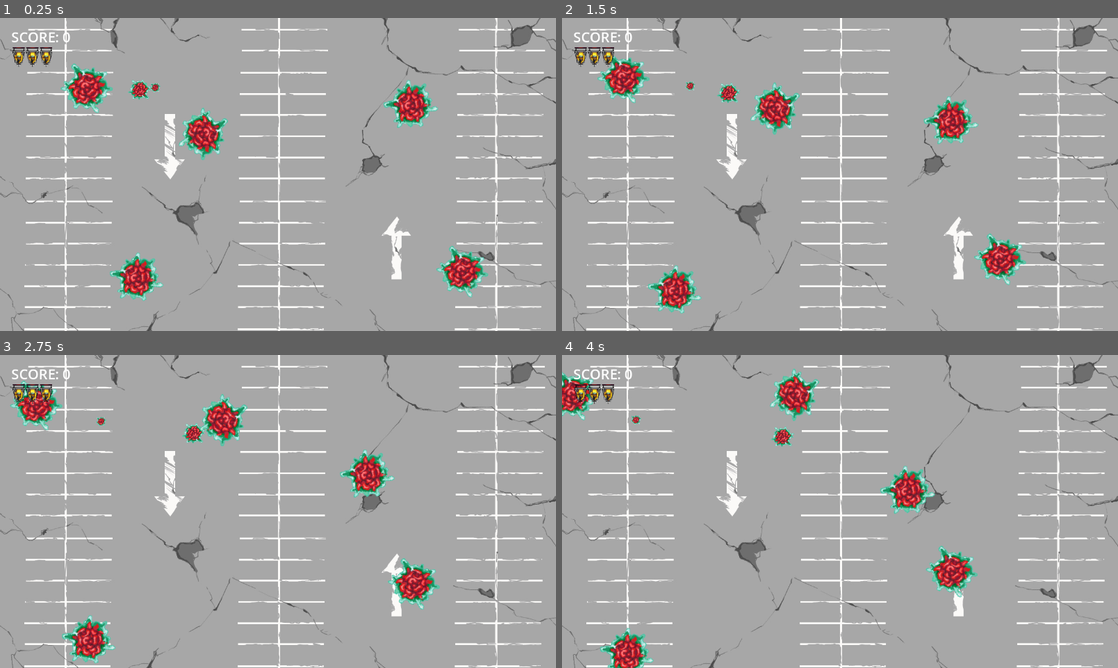
Above: before the commit, frames 1-4 (two rows, left to right).
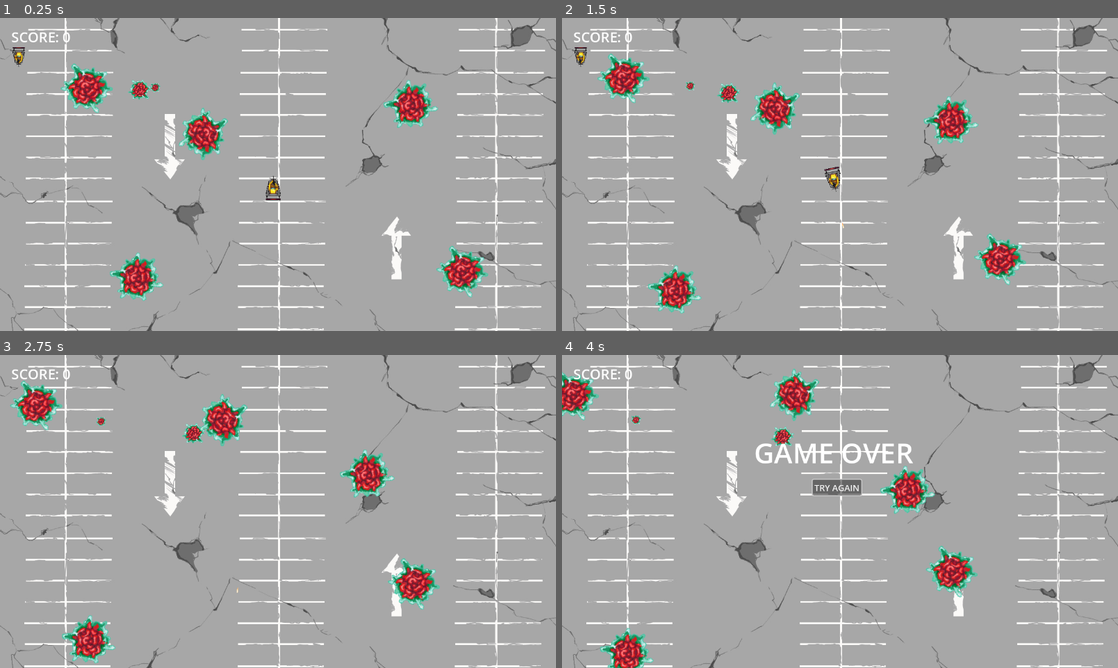
Above: after the commit, the same moments.

Repository: IsaacLandrum/690-Arcade-Shakeout
Game: Godot game, scene res://scenes/game.tscn
The game is run twice, just before and just after one commit, with the same random seed, the same clock (stepped at 60 frames per second) and the same inputs.
Inputs (mouse positions are in pixels of both pictures, inside the frame that each line leads up to):
- Up to frame 1 (0.25 s): no input
- Up to frame 2 (1.5 s): hold D (rotate_right) 0.53-1.28 s; tap Space (shoot) at 0.6, 1.35 s; hold S (move_backward) from 1.28 s (still down)
- Up to frame 3 (2.75 s): release S (move_backward) at 2.03 s; hold D (rotate_right) from 2.03 s (still down); tap Space (shoot) at 2.1 s
- Up to frame 4 (4 s): release D (rotate_right) at 2.78 s; hold W (move_forward) 2.78-3.5 s; tap Space (shoot) at 2.85 s; click (834, 486) at 3.5 s, where only the run after the commit has a clickable "TRY AGAIN"

The runs differ from the first frame. In frame 1, 0.3% of the frame differs, in the area x 4-51%, y 9-59%; in frame 2, 0.3%; in frame 3, 0.3%; in frame 4, 1.5%, in the area x 2-64%, y 9-46%.
Error before the commit: Attempt to call function 'connect' in base 'null instance' on a null instance. (res://scripts/game.gd:28)

Commit message:
Revert "Fixed restart button not working"

Diff:
--- a/scenes/game.tscn
+++ b/scenes/game.tscn
@@ -5,7 +5,7 @@
 [ext_resource type="PackedScene" uid="uid://keagktggccri" path="res://scenes/hud.tscn" id="2_2v7m6"]
 [ext_resource type="PackedScene" uid="uid://cf0c8m65ipk8d" path="res://scenes/asteroid_large.tscn" id="2_rfl42"]
 [ext_resource type="PackedScene" uid="uid://clq8q118wkjdl" path="res://scenes/asteroid_med.tscn" id="3_kgi2l"]
-[ext_resource type="PackedScene" uid="uid://de6avbn3e0it0" path="res://scenes/game_over_screen_new.tscn" id="4_pwx0s"]
+[ext_resource type="PackedScene" uid="uid://cpa0k4jq5ba32" path="res://scenes/game_over_screen.tscn" id="3_lpe6y"]
 [ext_resource type="PackedScene" uid="uid://b1rjv1ois4p5a" path="res://scenes/asteroid_small.tscn" id="4_ruxpw"]
 [ext_resource type="Texture2D" uid="uid://bp0ioge5rexii" path="res://assets/parking_lot_final.jpg" id="8_ii44s"]
 
@@ -22,7 +22,11 @@
 
 [node name="HUD" parent="UI" instance=ExtResource("2_2v7m6")]
 
-[node name="GameOverScreenNew" parent="UI" instance=ExtResource("4_pwx0s")]
+[node name="GameOverScreen" parent="UI" instance=ExtResource("3_lpe6y")]
+script = SubResource("GDScript_flxwp")
+
+[node name="Player" parent="." instance=ExtResource("1_x87d5")]
+position = Vector2(629, 388)
 
 [node name="Bullets" type="Node" parent="."]
 
--- /dev/null
+++ b/scenes/game_over_screen.tscn
@@ -0,0 +1,45 @@
+[gd_scene load_steps=3 format=3 uid="uid://cpa0k4jq5ba32"]
+
+[ext_resource type="Script" path="res://scripts/game_over_screen.gd" id="1_g7ebm"]
+
+[sub_resource type="LabelSettings" id="LabelSettings_o7wiv"]
+font_size = 64
+
+[node name="GameOverScreen" type="Control"]
+layout_mode = 3
+anchors_preset = 15
+anchor_right = 1.0
+anchor_bottom = 1.0
+grow_horizontal = 2
+grow_vertical = 2
+script = ExtResource("1_g7ebm")
+
+[node name="GameOver" type="Label" parent="."]
+layout_mode = 0
+offset_left = 442.0
+offset_top = 180.0
+offset_right = 809.0
+offset_bottom = 268.0
+pivot_offset = Vector2(183.5, 44)
+text = "GAME OVER"
+label_settings = SubResource("LabelSettings_o7wiv")
+horizontal_alignment = 1
+vertical_alignment = 1
+
+[node name="RestartButton" type="Button" parent="."]
+layout_mode = 1
+anchors_preset = -1
+anchor_left = 0.5
+anchor_top = 0.5
+anchor_right = 0.5
+anchor_bottom = 0.5
+offset_left = -63.0001
+offset_top = -73.0
+offset_right = 48.9999
+offset_bottom = -37.0
+theme_override_font_sizes/font_size = 20
+text = "TRY AGAIN
+"
+
+[connection signal="mouse_entered" from="RestartButton" to="." method="_on_restart_button_mouse_entered"]
+[connection signal="pressed" from="RestartButton" to="." method="_on_restart_button_pressed"]
--- a/scenes/game_over_screen_new.tscn
+++ /dev/null
@@ -1,32 +0,0 @@
-[gd_scene load_steps=3 format=3 uid="uid://de6avbn3e0it0"]
-
-[ext_resource type="Script" path="res://scripts/GameOverScreenNew.gd" id="1_nak1l"]
-
-[sub_resource type="LabelSettings" id="LabelSettings_xhce7"]
-font_size = 48
-
-[node name="GameOverScreenNew" type="Control"]
-layout_mode = 3
-anchors_preset = 0
-offset_right = 40.0
-offset_bottom = 40.0
-script = ExtResource("1_nak1l")
-
-[node name="Button" type="Button" parent="."]
-layout_mode = 0
-offset_left = 599.0
-offset_top = 313.0
-offset_right = 699.0
-offset_bottom = 344.0
-text = "NEW GAME"
-
-[node name="Label" type="Label" parent="."]
-layout_mode = 0
-offset_left = 517.0
-offset_top = 211.0
-offset_right = 793.0
-offset_bottom = 278.0
-text = "GAME OVER"
-label_settings = SubResource("LabelSettings_xhce7")
-
-[connection signal="pressed" from="Button" to="." method="_on_button_pressed"]
--- a/scripts/GameOverScreenNew.gd
+++ /dev/null
@@ -1,16 +0,0 @@
-extends Control
-
-
-# Called when the node enters the scene tree for the first time.
-func _ready():
-	pass # Replace with function body.
-
-
-# Called every frame. 'delta' is the elapsed time since the previous frame.
-func _process(delta):
-	pass
-
-
-func _on_button_pressed():
-	print("Works")
-	get_tree().reload_current_scene()
--- a/scripts/game.gd
+++ b/scripts/game.gd
@@ -5,7 +5,6 @@
 @onready var asteroids = $Asteroids
 @onready var hud = $UI/HUD
 @onready var game_over_screen = $UI/GameOverScreen
-@onready var new_game_over_screen = $UI/GameOverScreenNew
 
 var asteroid_large_scene = preload("res://scenes/asteroid_large.tscn")
 var asteroid_medium_scene = preload("res://scenes/asteroid_med.tscn")
@@ -22,9 +21,9 @@
 		hud.init_lives(lives)
 
 func _ready():
-	new_game_over_screen.visible = false
+	game_over_screen.visible = false
 	score = 0
-	lives = 3
+	lives = 1
 	player.connect("bullet_shot", _on_player_bullet_shot)
 	player.connect("died", _on_player_died)
 
@@ -75,7 +74,7 @@
 	print(lives)
 	if lives <= 0:
 		await get_tree().create_timer(1).timeout
-		new_game_over_screen.visible = true
+		game_over_screen.visible = true
 	else:
 		await get_tree().create_timer(1).timeout
 		player.respawn(pos)
--- /dev/null
+++ b/scripts/game_over_screen.gd
@@ -0,0 +1,5 @@
+extends Control
+
+func _on_restart_button_pressed():
+	print("ButtonPressed")
+	get_tree().reload_current_scene()
